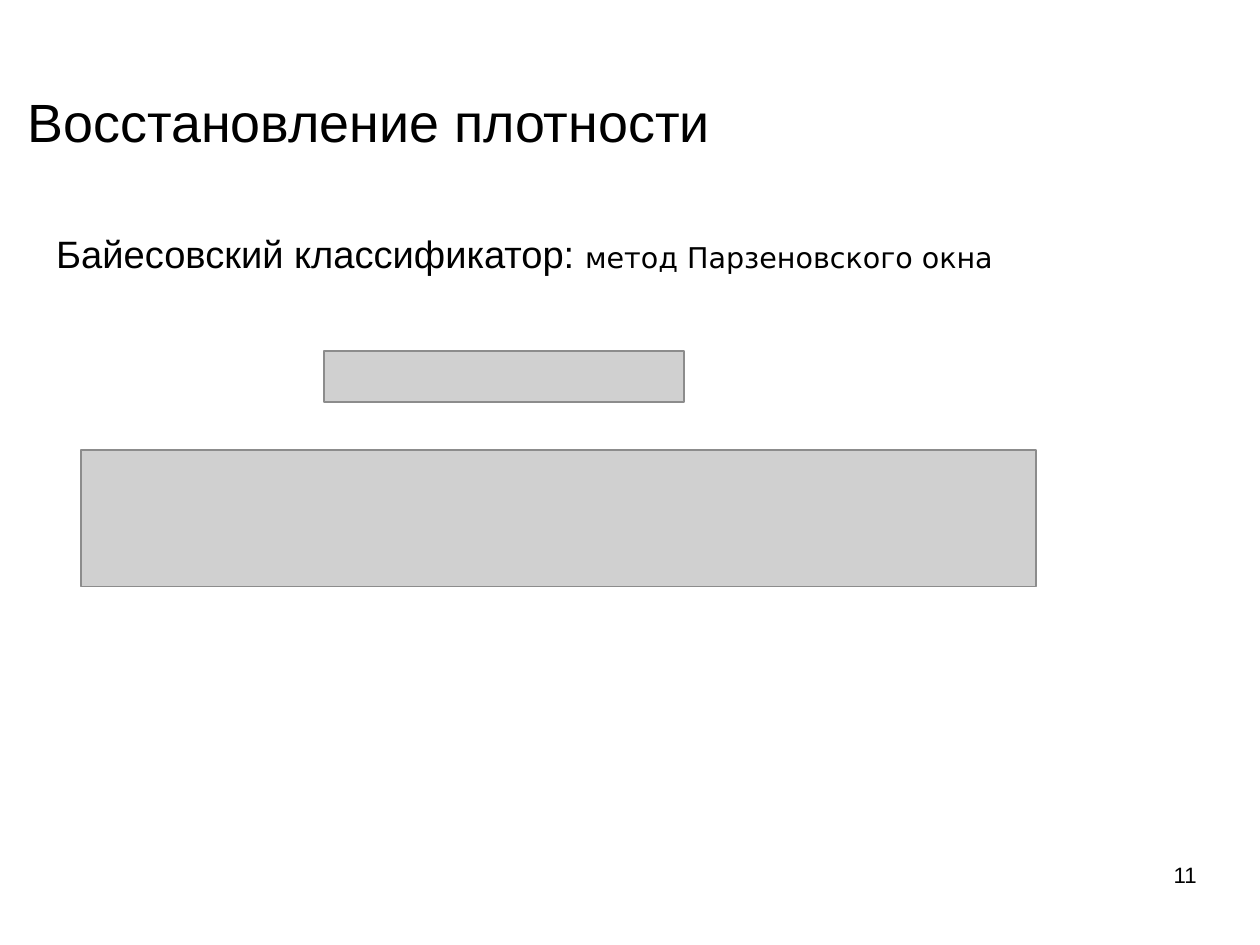
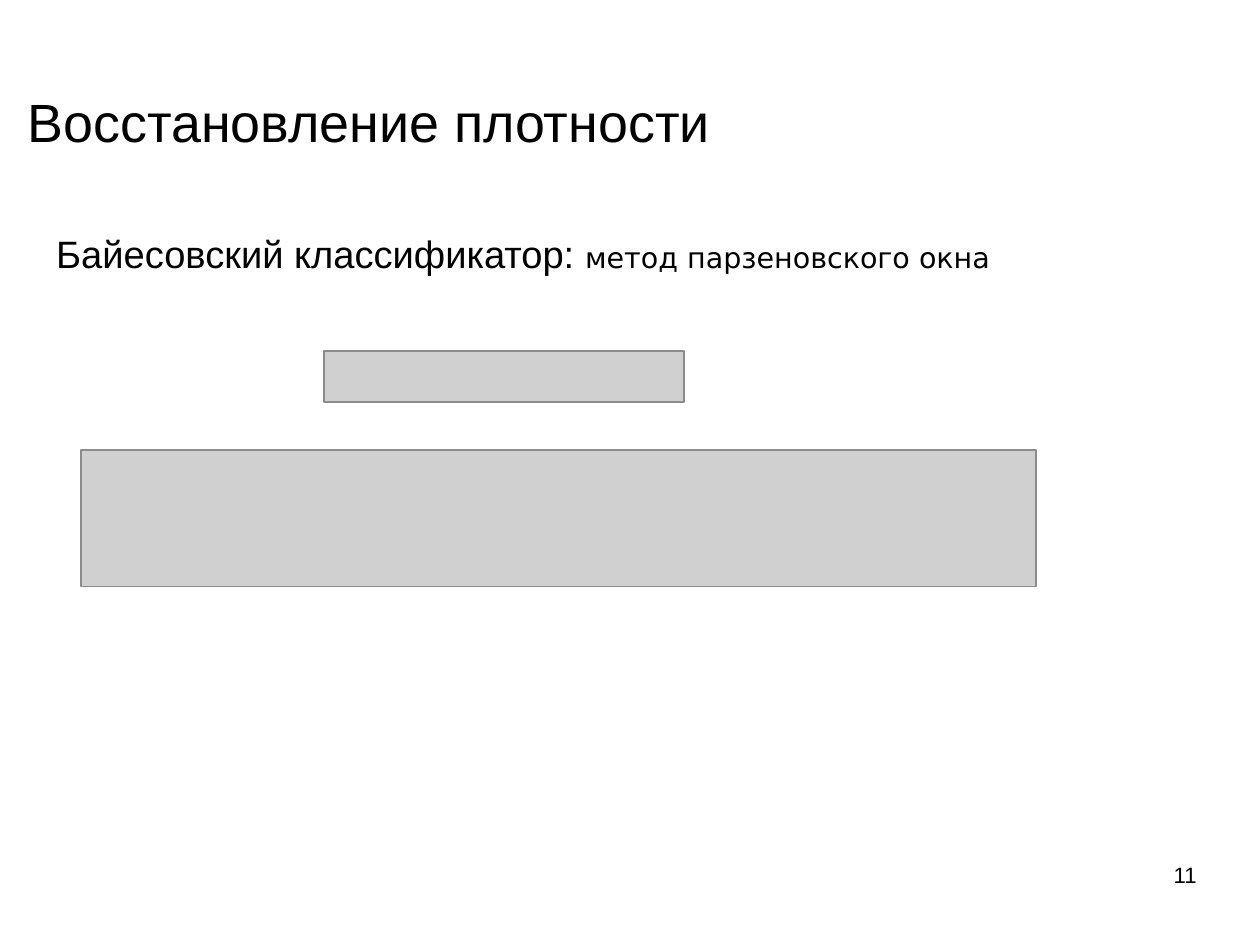
Before and after one commit to mechanoid5/ml_lectorium_legacy, a slide deck: slide 11 of 05-em.odp. Drawn at 1260x945 pixels with LibreOffice and Linux fonts; fonts in the diff are those of the drawing; grey boxes stand for pictures; background and template pictures are left out. Boxes give left, top, right and bottom in pixels: in the first picture for what was removed or moved away, otherwise in the second. Text is boxed around its words. In the diff, an @@ line names an element or a change of style, - is before the commit and + after.

```diff
--- a/05-em.odp
+++ b/05-em.odp
@@ text at (56, 239, 990, 276): text changed @@
-Байесовский классификатор: метод Парзеновского окна
+Байесовский классификатор: метод парзеновского окна
```
Also in this commit, not shown: 1 other slide changed, 4 other files.
